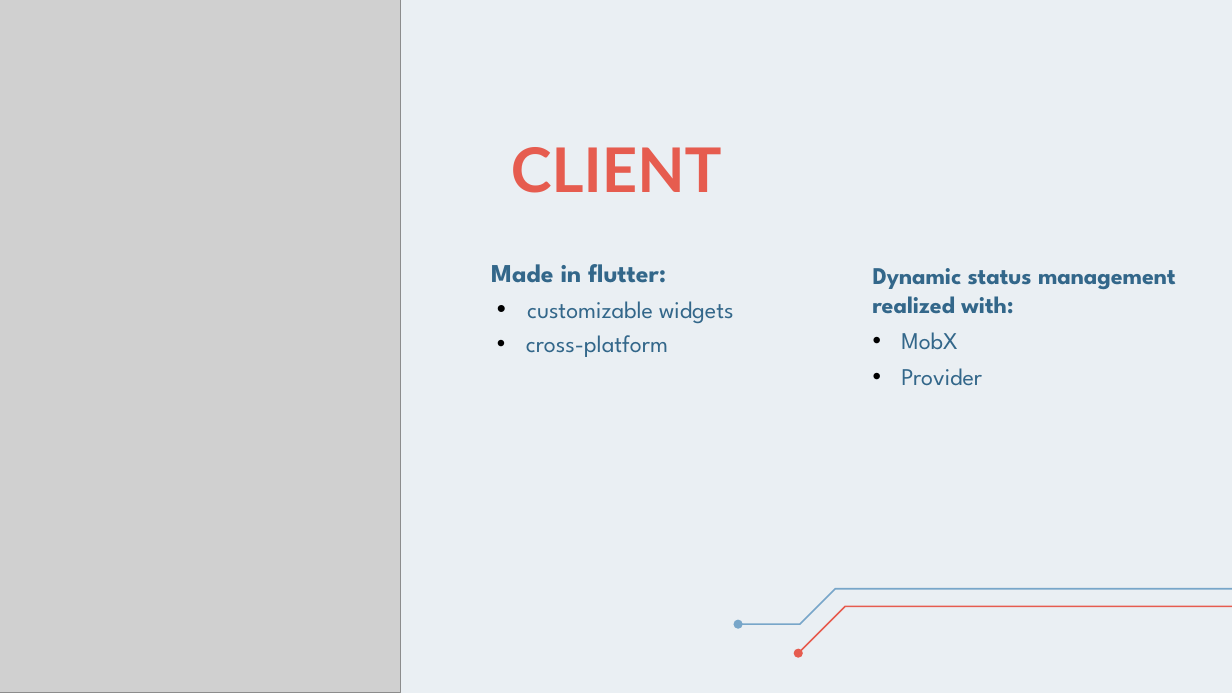
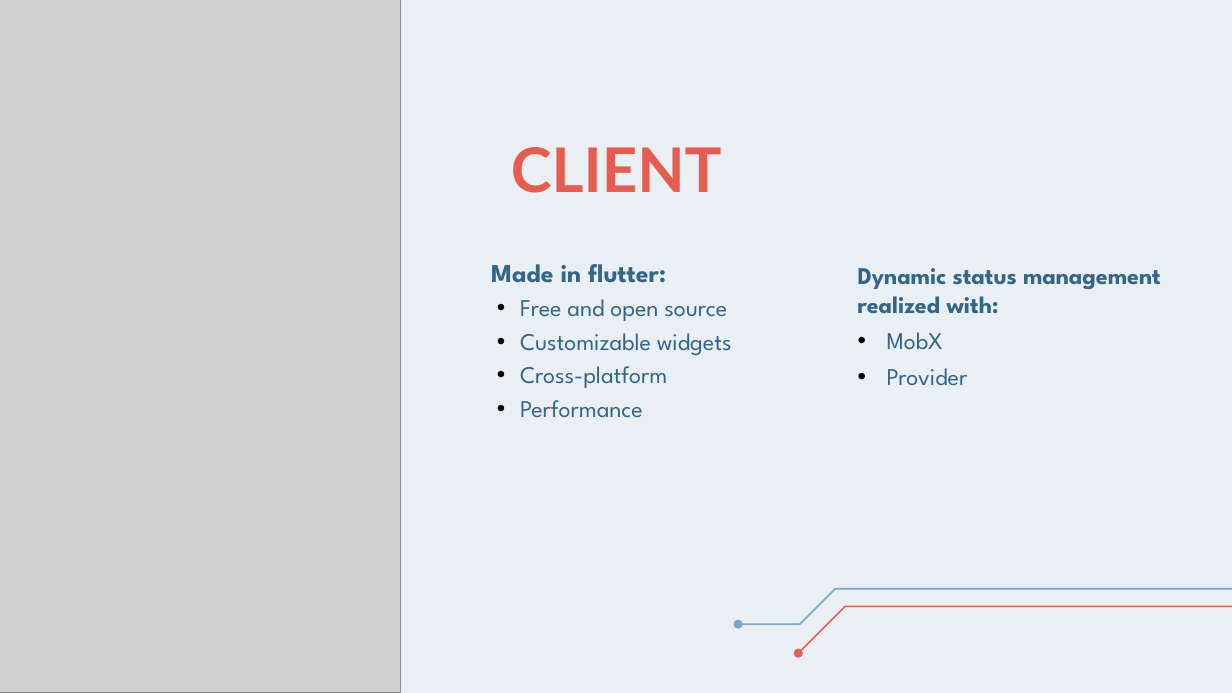
Before and after one commit to Ciuse/Bealthy_app, a slide deck: slide 6 of Presentazione/Presentazione Bealthy.pptx. Drawn at 1232x693 pixels with LibreOffice and Linux fonts; fonts in the diff are those of the drawing; grey boxes stand for pictures. Boxes give left, top, right and bottom in pixels: in the first picture for what was removed or moved away, otherwise in the second. Text is boxed around its words. In the diff, an @@ line names an element or a change of style, - is before the commit and + after.

```diff
--- a/Presentazione/Presentazione Bealthy.pptx
+++ b/Presentazione/Presentazione Bealthy.pptx
@@ text "Dynamic status management realized with:": place and size @@
-text "Dynamic status management realized with:" at <box>873,268,1176,386</box>
+text "Dynamic status management realized with:" at <box>858,268,1161,386</box>
@@ text at <box>520,299,732,418</box>: text changed @@
-• customizable widgets
-• cross-platform
+• Free and open source
+• Customizable widgets
+• Cross-platform
+• Performance
```
Also in this commit, not shown: 4 other slides changed, 1 other file.
